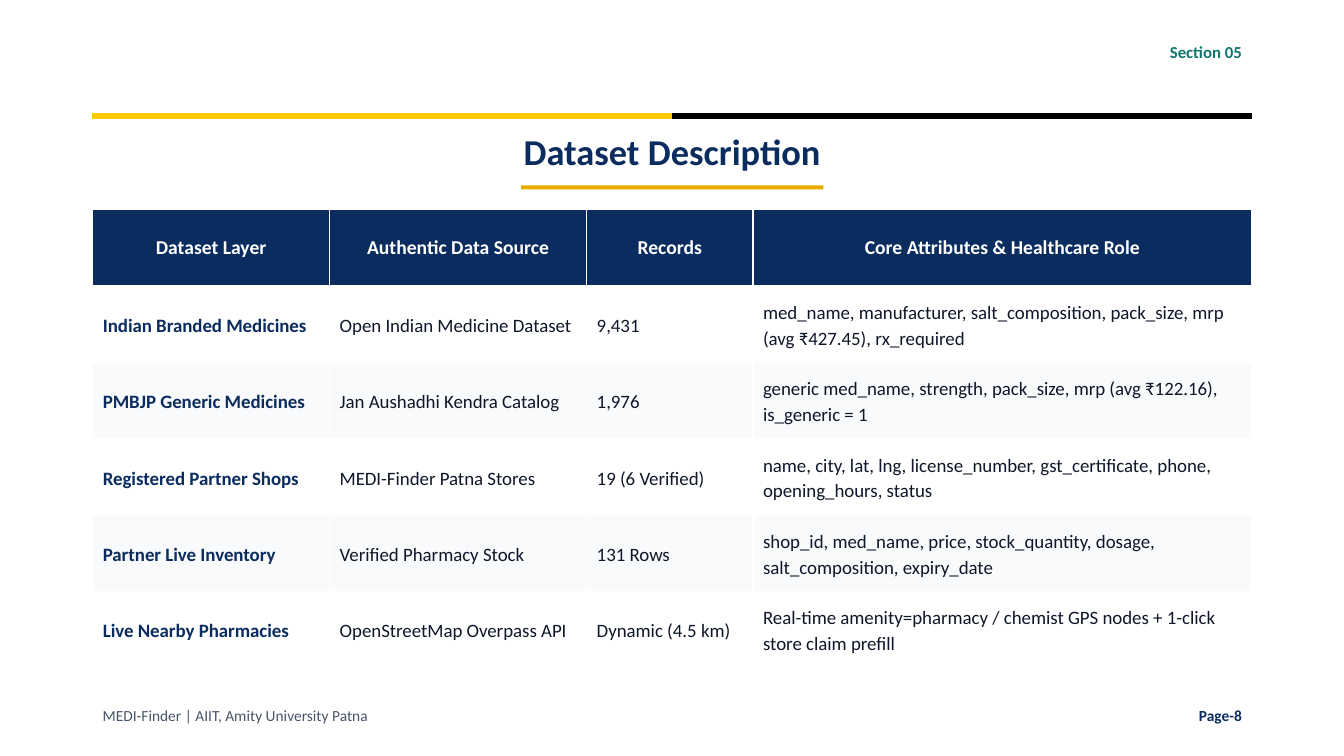
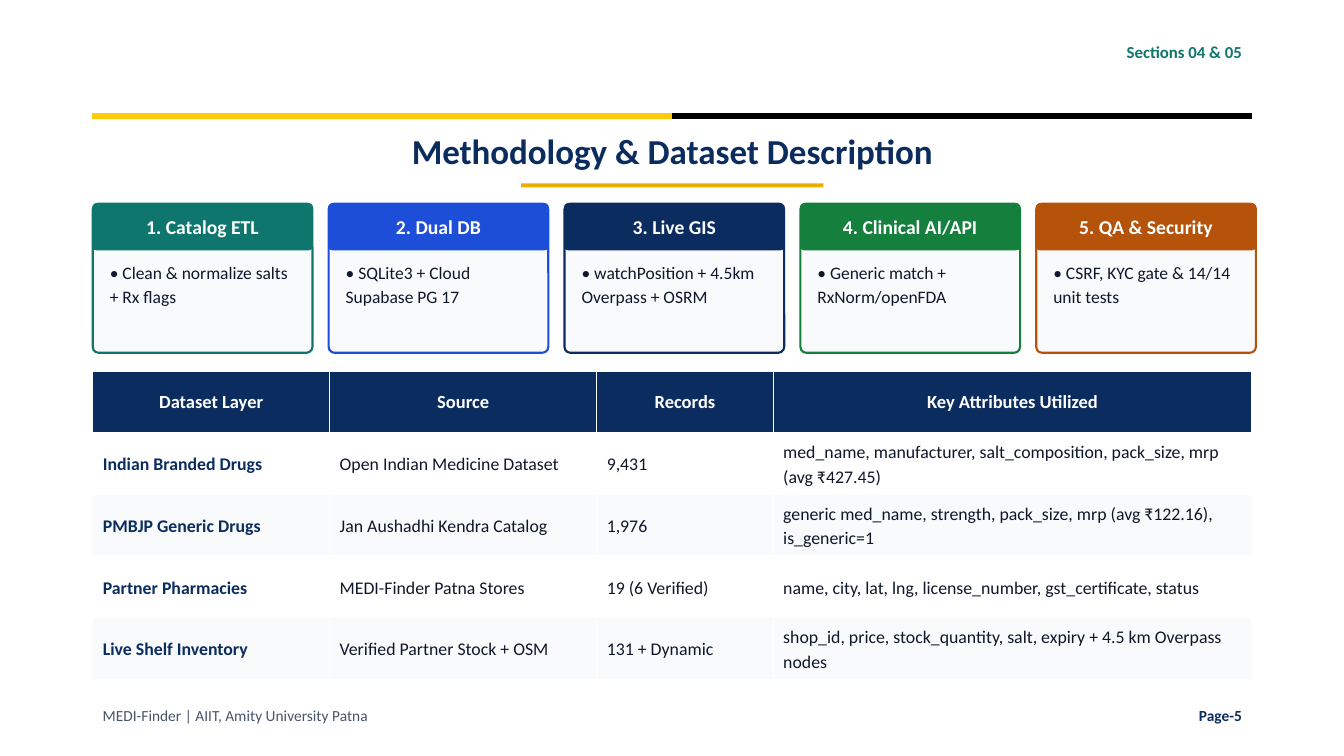
Before and after one commit to krsidhantaryan-ux/MEDI-Finder, a slide deck: slide 5 of MEDI_Finder_Presentation.pptx (slide 8 before the commit). Drawn at 1344x756 pixels with LibreOffice and Linux fonts; fonts in the diff are those of the drawing; background and template pictures are left out. Boxes give left, top, right and bottom in pixels: in the first picture for what was removed or moved away, otherwise in the second. Text is boxed around its words. In the diff, an @@ line names an element or a change of style, - is before the commit and + after.

Commit message:
Condense MEDI-Finder presentation to 10 slides for 5-7 min defense

```diff
--- a/MEDI_Finder_Presentation.pptx
+++ b/MEDI_Finder_Presentation.pptx
@@ text at box(1127, 46, 1242, 58): text changed @@
-Section 05
+Sections 04 & 05
@@ text at box(412, 139, 933, 170): text changed; size 26 to 25 pt @@
-Dataset Description
+Methodology & Dataset Description
@@ rounded rectangle added at box(93, 204, 313, 353), fill #F8FAFC, outline #0F766E 1.5 pt @@
@@ rounded rectangle added at box(93, 204, 313, 250), fill #0F766E, outline #0F766E 0.5 pt, 14 pt, text #FFFFFF, bold @@
+1. Catalog ETL
@@ rounded rectangle added at box(329, 204, 548, 353), fill #F8FAFC, outline #1D4ED8 1.5 pt @@
@@ rounded rectangle added at box(329, 204, 548, 250), fill #1D4ED8, outline #1D4ED8 0.5 pt, 14 pt, text #FFFFFF, bold @@
+2. Dual DB
@@ rounded rectangle added at box(565, 204, 784, 353), fill #F8FAFC, outline #0B2C5F 1.5 pt @@
@@ rounded rectangle added at box(565, 204, 784, 250), fill #0B2C5F, outline #0B2C5F 0.5 pt, 14 pt, text #FFFFFF, bold @@
+3. Live GIS
@@ rounded rectangle added at box(801, 204, 1020, 353), fill #F8FAFC, outline #15803D 1.5 pt @@
@@ rounded rectangle added at box(801, 204, 1020, 250), fill #15803D, outline #15803D 0.5 pt, 14 pt, text #FFFFFF, bold @@
+4. Clinical AI/API
@@ rounded rectangle added at box(1036, 204, 1256, 353), fill #F8FAFC, outline #B45309 1.5 pt @@
@@ rounded rectangle added at box(1036, 204, 1256, 250), fill #B45309, outline #B45309 0.5 pt, 14 pt, text #FFFFFF, bold @@
+5. QA & Security
@@ text added at box(122, 267, 288, 306), 12.5 pt, text #0F172A @@
+• Clean & normalize salts + Rx flags
@@ text added at box(346, 267, 470, 306), 12.5 pt, text #0F172A @@
+• SQLite3 + Cloud Supabase PG 17
@@ text added at box(582, 267, 754, 306), 12.5 pt, text #0F172A @@
+• watchPosition + 4.5km Overpass + OSRM
@@ text added at box(817, 267, 946, 306), 12.5 pt, text #0F172A @@
+• Generic match + RxNorm/openFDA
@@ text added at box(1053, 267, 1230, 303), 12.5 pt, text #0F172A @@
+• CSRF, KYC gate & 14/14 unit tests
@@ table at box(93, 371, 1252, 680) @@
-row 1: Dataset Layer | Authentic Data Source | Records | Core Attributes & Healthcare Role
-row 2: Indian Branded Medicines | Open Indian Medicine Dataset | 9,431 | med_name, manufacturer, salt_composition, pack_size, mrp (avg ₹427.45), rx_required
-row 3: PMBJP Generic Medicines | Jan Aushadhi Kendra Catalog | 1,976 | generic med_name, strength, pack_size, mrp (avg ₹122.16), is_generic = 1
-row 4: Registered Partner Shops | MEDI-Finder Patna Stores | 19 (6 Verified) | name, city, lat, lng, license_number, gst_certificate, phone, opening_hours, status
-row 5: Partner Live Inventory | Verified Pharmacy Stock | 131 Rows | shop_id, med_name, price, stock_quantity, dosage, salt_composition, expiry_date
-row 6: Live Nearby Pharmacies | OpenStreetMap Overpass API | Dynamic (4.5 km) | Real-time amenity=pharmacy / chemist GPS nodes + 1-click store claim prefill
+row 1: Dataset Layer | Source | Records | Key Attributes Utilized
+row 2: Indian Branded Drugs | Open Indian Medicine Dataset | 9,431 | med_name, manufacturer, salt_composition, pack_size, mrp (avg ₹427.45)
+row 3: PMBJP Generic Drugs | Jan Aushadhi Kendra Catalog | 1,976 | generic med_name, strength, pack_size, mrp (avg ₹122.16), is_generic=1
+row 4: Partner Pharmacies | MEDI-Finder Patna Stores | 19 (6 Verified) | name, city, lat, lng, license_number, gst_certificate, status
+row 5: Live Shelf Inventory | Verified Partner Stock + OSM | 131 + Dynamic | shop_id, price, stock_quantity, salt, expiry + 4.5 km Overpass nodes
@@ table: place and size @@
-table at box(93, 210, 1252, 668)
+table at box(93, 371, 1252, 680)
@@ text at box(1199, 711, 1242, 724): text changed @@
-Page-8
+Page-5
```
Also in this commit, not shown: 5 other slides changed, 3 slides added, 11 slides removed.
